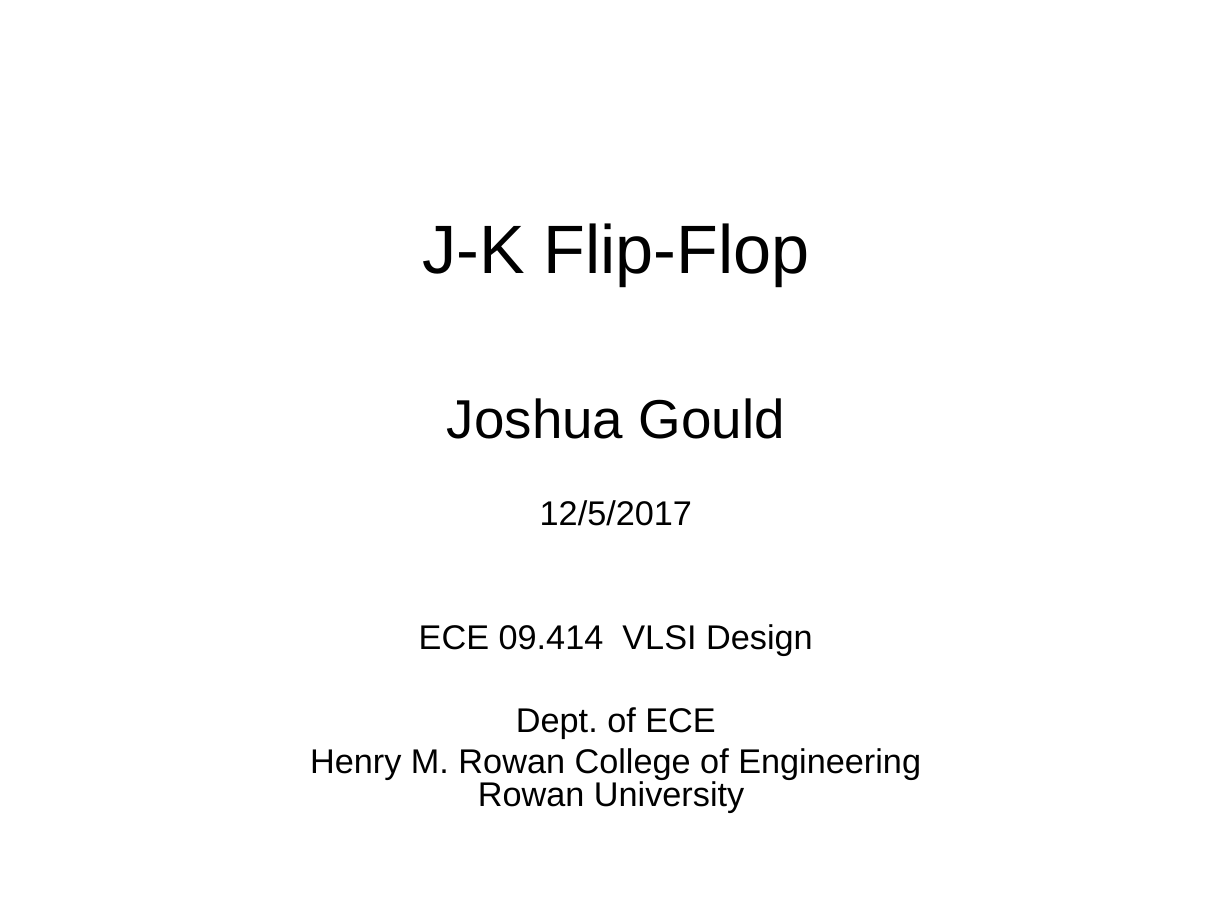
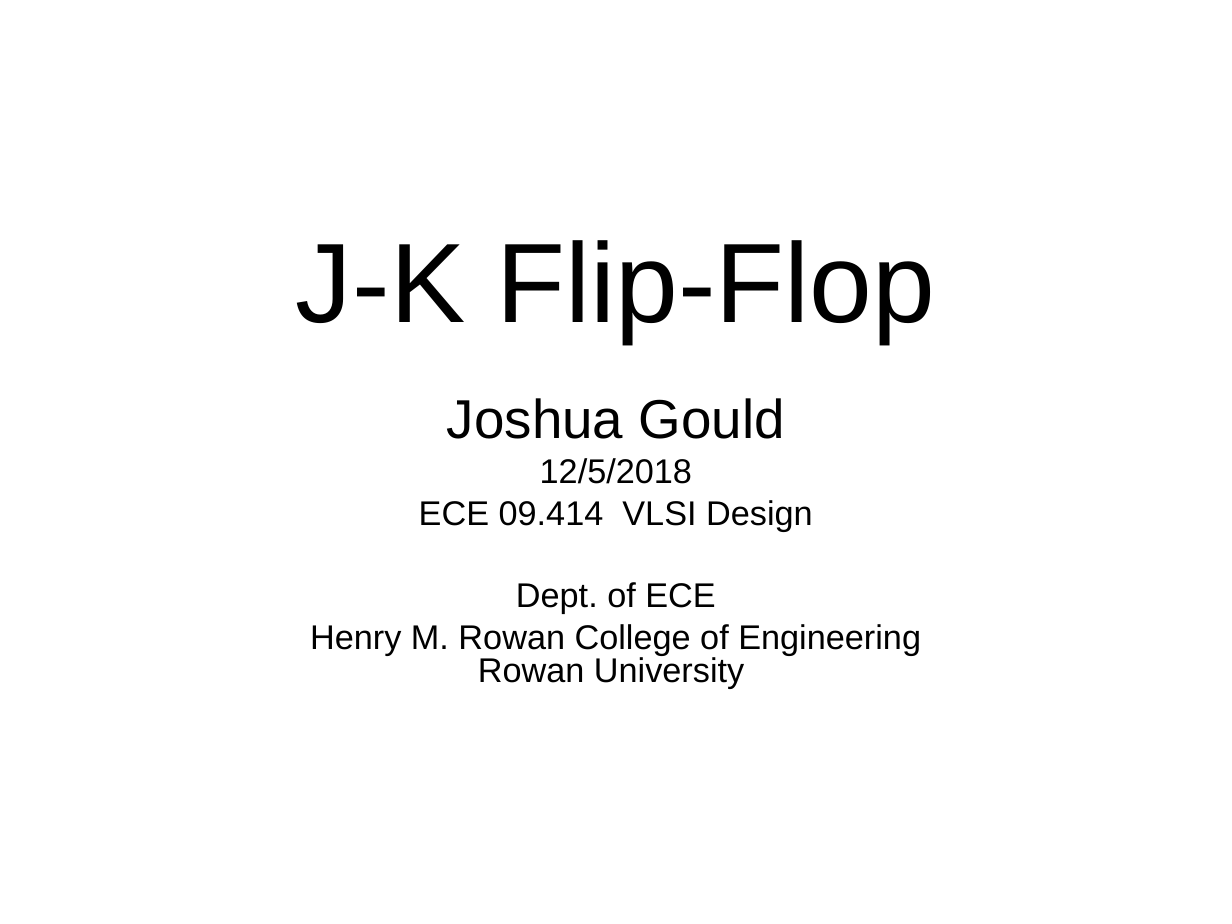
Before and after one commit to gouldj5/ru916175_2018, a slide deck: slide 1 of _seniorI/VLSI/_project/Gould - J-K Flip-Flop - Best.ppt. Drawn at 1232x924 pixels with LibreOffice and Linux fonts; fonts in the diff are those of the drawing. Boxes give left, top, right and bottom in pixels: in the first picture for what was removed or moved away, otherwise in the second. Text is boxed around its words. In the diff, an @@ line names an element or a change of style, - is before the commit and + after.

```diff
--- a/_seniorI/VLSI/_project/Gould - J-K Flip-Flop - Best.ppt
+++ b/_seniorI/VLSI/_project/Gould - J-K Flip-Flop - Best.ppt
@@ title "J-K Flip-Flop" moved from (x1=422, y1=223, x2=810, y2=286) to (x1=296, y1=240, x2=936, y2=342) @@
@@ title "J-K Flip-Flop" at (x1=296, y1=240, x2=936, y2=342): size 40 to 66 pt @@
@@ subtitle at (x1=540, y1=458, x2=692, y2=484): text changed @@
-12/5/2017
+12/5/2018
```
Also in this commit, not shown: 7 other slides changed, 3 slides added, 21 other files.
